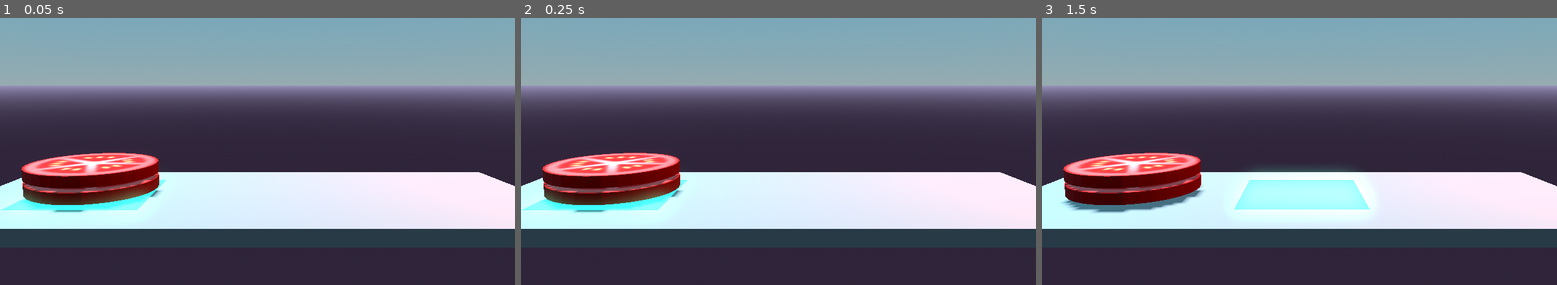
Above: before the commit, frames 1-3 (left to right).
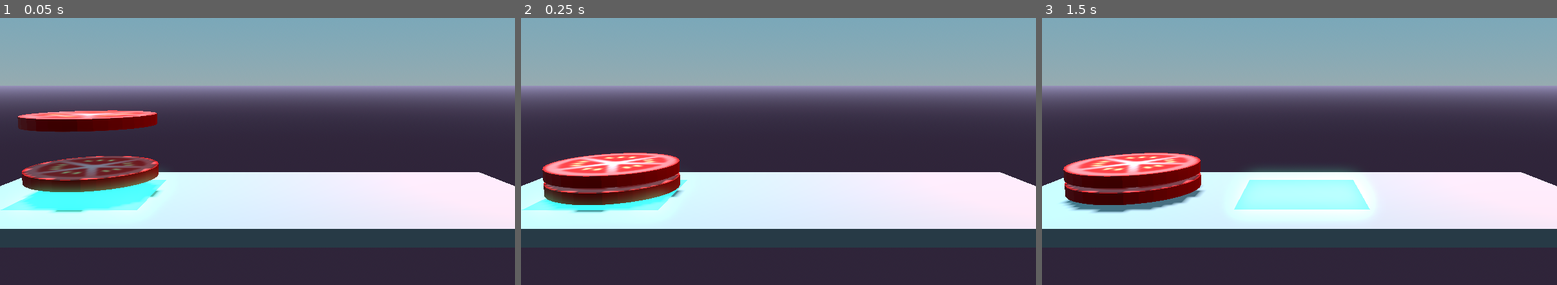
Above: after the commit, the same moments.

Repository: kalgynirae/ld53
Game: Godot game, scene res://scenes/game.tscn
Same seed, same stepped clock (60 frames per second), same inputs: the game is played once before the commit and once after it.
Inputs:
- Up to frame 1 (0.05 s): no input
- Up to frame 2 (0.25 s): no input
- Up to frame 3 (1.5 s): tap Enter at 0.5 s; hold Right (ui_right) 0.53-1.28 s; tap Space at 1.25 s; hold Down (ui_down) from 1.28 s (still down)

The runs differ from the first frame. In frame 1, 6.0% of the frame differs, in the area x 3-32%, y 34-73%; in frame 2, nothing differs; in frame 3, nothing differs.

Commit message:
Animate position changes!

Diff:
--- a/scripts/game.gd
+++ b/scripts/game.gd
@@ -35,8 +35,9 @@
 	if active_item == null:
 		var item = stacks[active_stack].pop()
 		if item != null:
+			var tween = get_tree().create_tween()
 			$pickup.play()
-			item.position.y = 0.5
+			tween.tween_property(item, "position:y", 0.5, 0.1)
 			active_item = item
 
 func put_down():
--- a/scripts/stack.gd
+++ b/scripts/stack.gd
@@ -22,14 +22,18 @@
 
 func pop() -> Node:
 	var item = items.pop_back()
-	arrange()
 	return item
 
 func arrange():
 	var current_height = .05
+	var tween = get_tree().create_tween()
 	for i in items.size():
-		items[i].position.x = 0
-		items[i].position.y = current_height
+		var new_position = items[i].position
+		new_position.x = 0
+		new_position.y = current_height
+		var position_diff = items[i].position - new_position
+		if position_diff.length() > .02:
+			tween.tween_property(items[i], "position", new_position, 0.1)
 		current_height = current_height + _get_height(items[i]) + .02
 
 func _get_height(obj):
